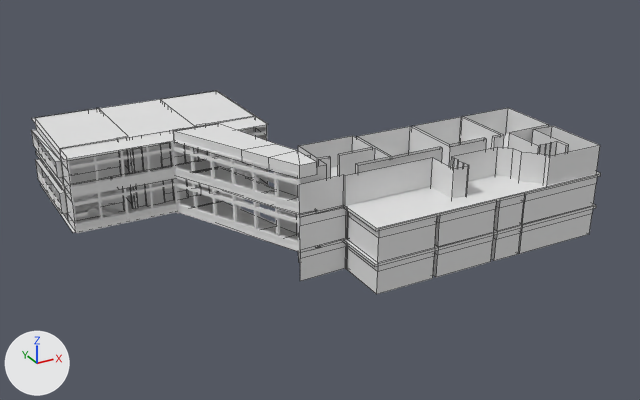
The Blender file Assets/room.blend: old version first, new version second.
Rendered twice from a 50 mm camera at (-18.2, -77.8, 34.1) aimed at (19.3, -9.7, 0.1). Lighting does not change. The marker at lower left points along +X, +Y and +Z. Mesh edges are drawn as thin lines on the coarser meshes.
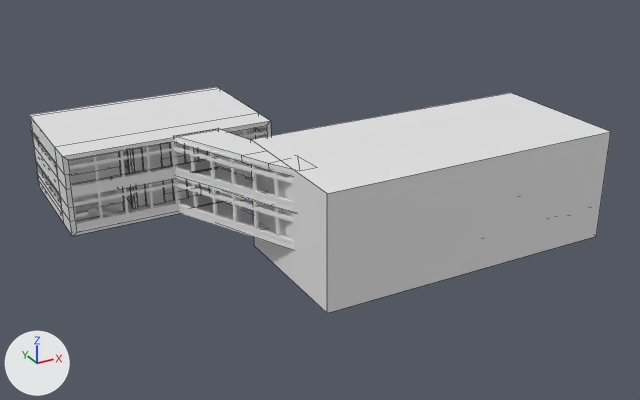
Where the change shows, as pixel boxes [x1, y1, x2, y2] in the pictures (640 x 400 px):
'ShadowBox2', added
    after: [251, 93, 611, 313]
'shadow box', shown
    after: [29, 87, 271, 236]
'Plane.010', reshaped
    before: [173, 123, 317, 178]
    after: [174, 128, 292, 176]
'Plane.011', unchanged, covered by the edit
    before: [278, 108, 600, 217]
'Plane.012', unchanged, covered by the edit
    before: [279, 177, 597, 263]
'Plane.013', unchanged, covered by the edit
    before: [298, 209, 593, 294]
'Plane.006', unchanged, covered by the edit
    before: [31, 91, 267, 159]

Edits to the bpy script that builds the scene:
```text
Change me_cube_005:
    used by ob_shadow_box; location = (6.16, 1.12, 2.95)
    remove me_cube_005.from_pydata(...)  # 60 vertices, 46 faces; spans x -9.5..10.1, y -6.6..6.0, z -2.9..3.5
    add me_cube_005.from_pydata(...)  # 60 vertices, 46 faces; spans x -9.5..10.1, y -6.7..6.1, z -3.2..4.3
    me_cube_005 part 1: 60 of 60 vertices moved; they spanned x -9.5..10.1, y -6.6..6.0, z -2.9..3.5 and now span x -9.5..10.1, y -6.7..6.1, z -3.2..4.3; mean shift (0.0, 0.0, 0.3); largest move (-9.5, 6.0, 3.2) -> (-9.5, 6.1, 4.3)
Change me_plane_010:
    where me_plane_010.from_pydata(...)  # 28 vertices, 28 faces; spans x -3.49..3.84, y -9.61..3.89, z 0.31..1.66
    used by ob_plane_010; location = (10.22, -9.16, 6.32); scale = (1.0, 1.0, 1.03)
    me_plane_010 part 2: all 14 vertices in x -3.49..3.84, y -9.6..3.89, z 1.4..1.66 are moved by (0.0, 0.0, -0.49)
Add me_cube_007:
    me_cube_007.from_pydata(...)  # a box spanning x -14.7..14.7, y -6.0..7.8, z -4.0..6.4
Change ob_shadow_box:
    remove ob_shadow_box.hide_set(True)
Add ob_shadowbox2:
    ob_shadowbox2 = bpy.data.objects.new('ShadowBox2', me_cube_007)
    ob_shadowbox2.location = (26.79, -17.92, 1.13)
```
